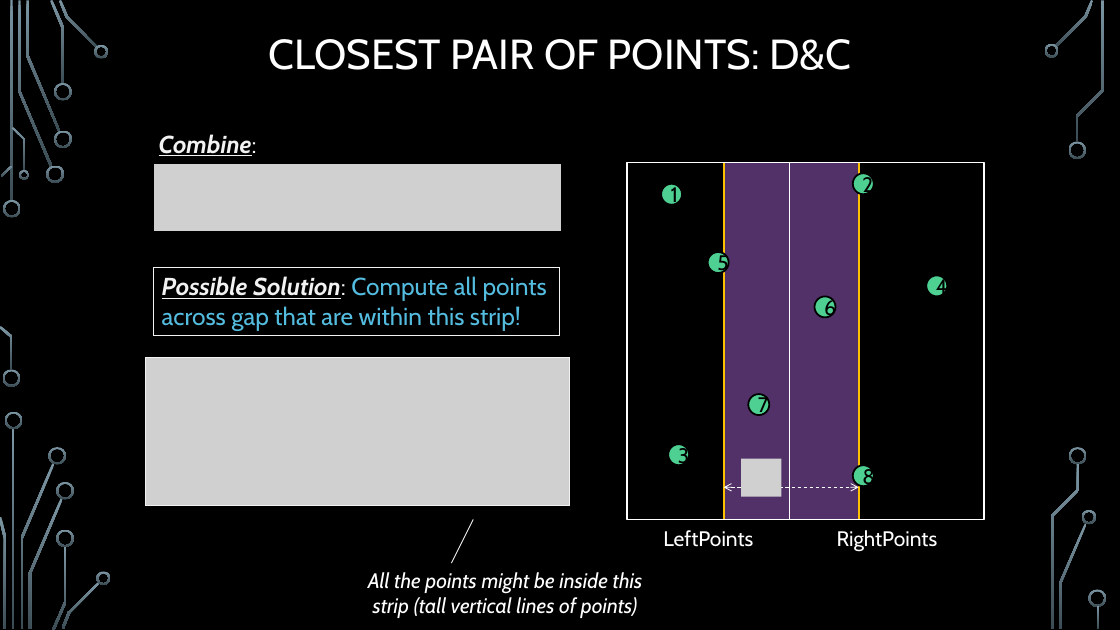
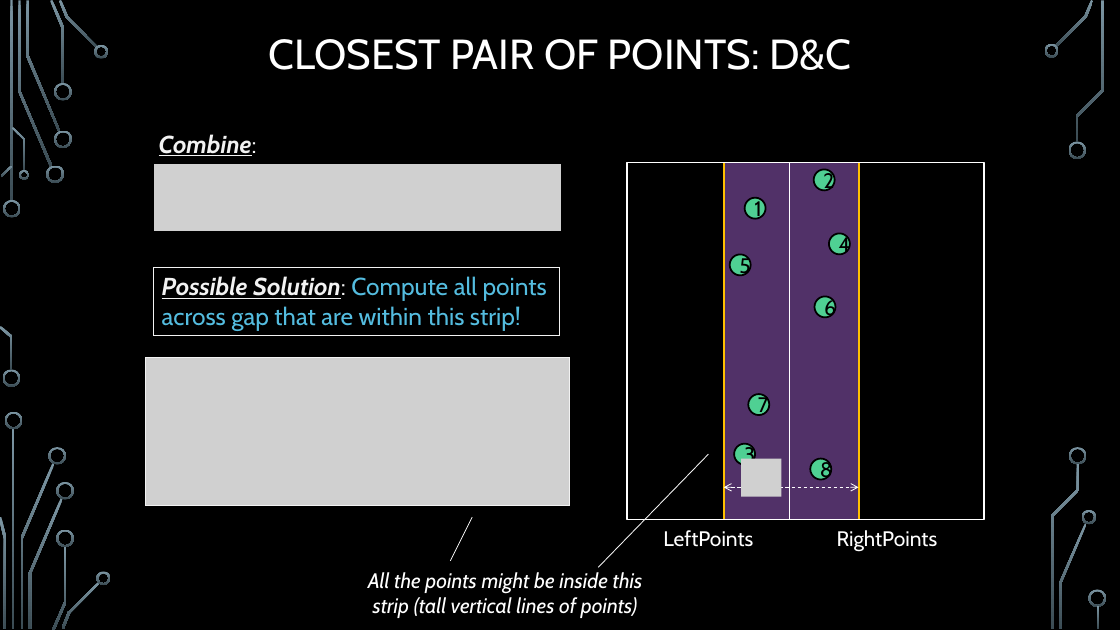
Before and after one commit to markfloryan/dsa2, a slide deck: slide 11 of slides/03-4-ClosestPair.pptx. Drawn at 1120x630 pixels with LibreOffice and Linux fonts; fonts in the diff are those of the drawing; grey boxes stand for pictures; background and template pictures are left out. Boxes give left, top, right and bottom in pixels: in the first picture for what was removed or moved away, otherwise in the second. Text is boxed around its words. In the diff, an @@ line names an element or a change of style, - is before the commit and + after.

Commit message:
slides

```diff
--- a/slides/03-4-ClosestPair.pptx
+++ b/slides/03-4-ClosestPair.pptx
@@ ellipse "2": place and size @@
-ellipse "2" at [853,173,874,194]
+ellipse "2" at [814,170,835,191]
@@ ellipse "1": place and size @@
-ellipse "1" at [661,184,682,205]
+ellipse "1" at [744,197,765,218]
@@ ellipse "4": place and size @@
-ellipse "4" at [927,276,948,297]
+ellipse "4" at [829,234,850,255]
@@ ellipse "5": place and size @@
-ellipse "5" at [707,252,728,273]
+ellipse "5" at [730,255,751,276]
@@ ellipse "3": place and size @@
-ellipse "3" at [668,444,689,465]
+ellipse "3" at [734,444,755,465]
@@ line added from (708, 455) to (598, 567), #F2F2F2 0.75 pt @@
@@ ellipse "8": place and size @@
-ellipse "8" at [853,465,874,486]
+ellipse "8" at [811,459,832,480]
```
Also in this commit, not shown: 1 other slide changed, 7 slides added, 11 other files.
